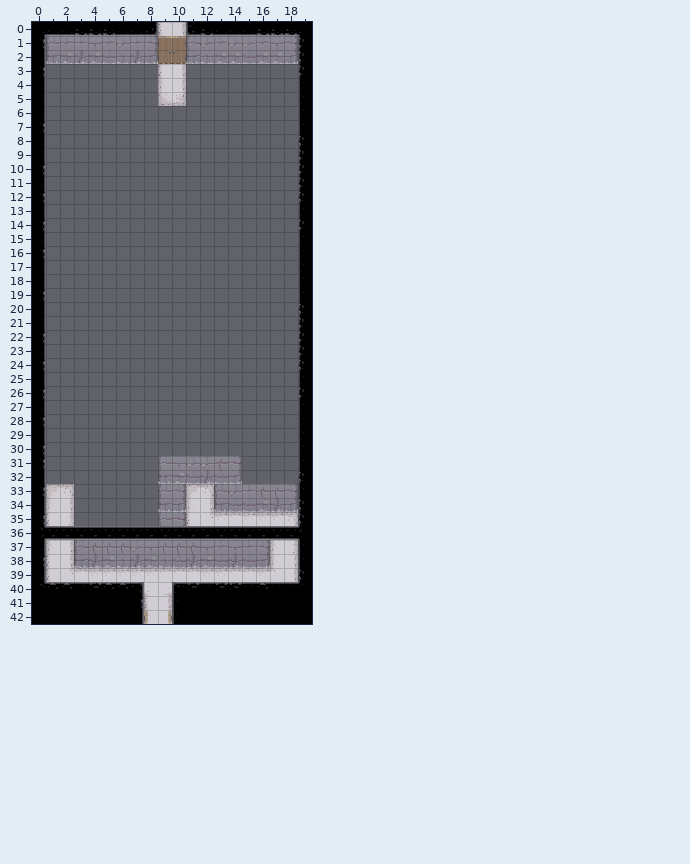
A Tiled map gets an edit: Tiled/render/puzzle1.tmx. That is the earlier state.
Cells are 16x16 px. Shown: x 0..19, y 0..42. Layer "Tile Layer 4" is drawn 0,6 px off the grid.
The same view after the edit:
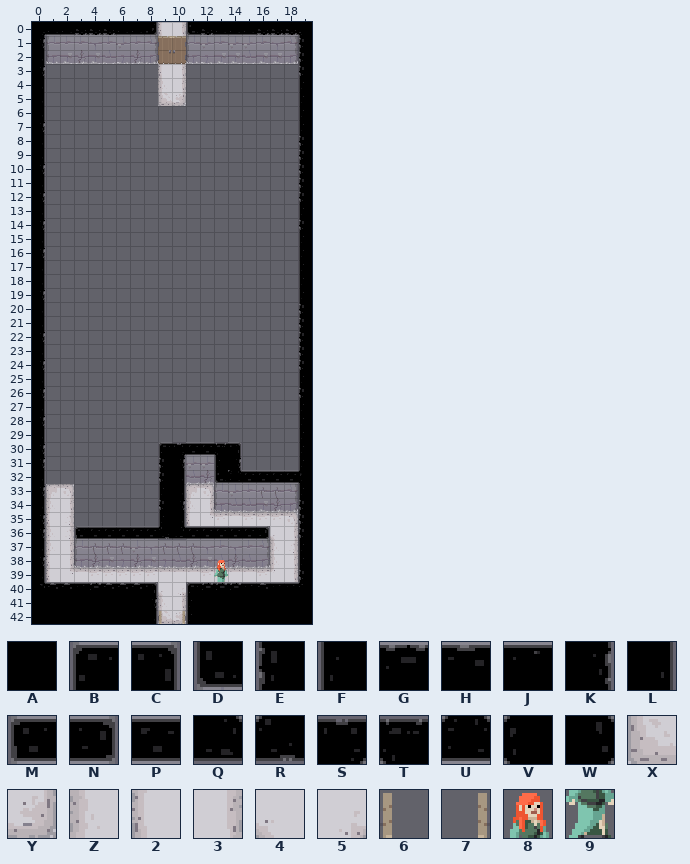
Key: from "dungeon tileset calciumtrice": A 30, B 31, C 32, D 33, E 35, F 37, G 38, H 39, J 40, K 44, L 46, M 47, N 49, P 51, Q 64, R 65, S 66, T 67, U 71, V 84, W 85, X 213, Y 214, Z 216, 2 217, 3 226, 4 261, 5 262, 6 337, 7 338, 8 789, 9 819.
_ is an empty cell, # one hidden under a higher layer.
Tiles of an added or newly shown layer are drawn over the layers below it.
Difference:
Layer "Floor":
y 40: x 8..10 45# -> #45
y 41: x 8..10 23# -> #Z3
y 42: x 8..10 Z3# -> #XY
Layer "Tile Layer 4" (added):
y 38: x 13 _ -> 8
y 39: x 13 _ -> 9
Layer "Ceilng":
y 30: x 9..14 ______ -> BSPPTC
y 31: x 9..10 __ -> EK; x 13..14 __ -> FK
y 32: x 9..10 __ -> EL; x 13..19 ______E -> DUPPPPV
y 33: x 9..10 __ -> FL
y 34: x 9..10 __ -> EK
y 35: x 9..10 __ -> FL
y 36: x 0..3 WPPP -> K__M; x 9..10 PP -> RQ; x 16..19 PPPV -> N__E
y 40: x 7..8 C_ -> HC; x 10..12 BGJ -> _BG
y 41: x 7..8 K_ -> AK; x 10..11 FA -> _F
y 42: x 7..11 L67FA -> AL67F
Where, in picture pixels (left, top, right, bottom), the same in both pictures:
changed: (158, 442, 304, 540)
changed: (40, 526, 86, 540)
changed: (132, 560, 228, 624)
